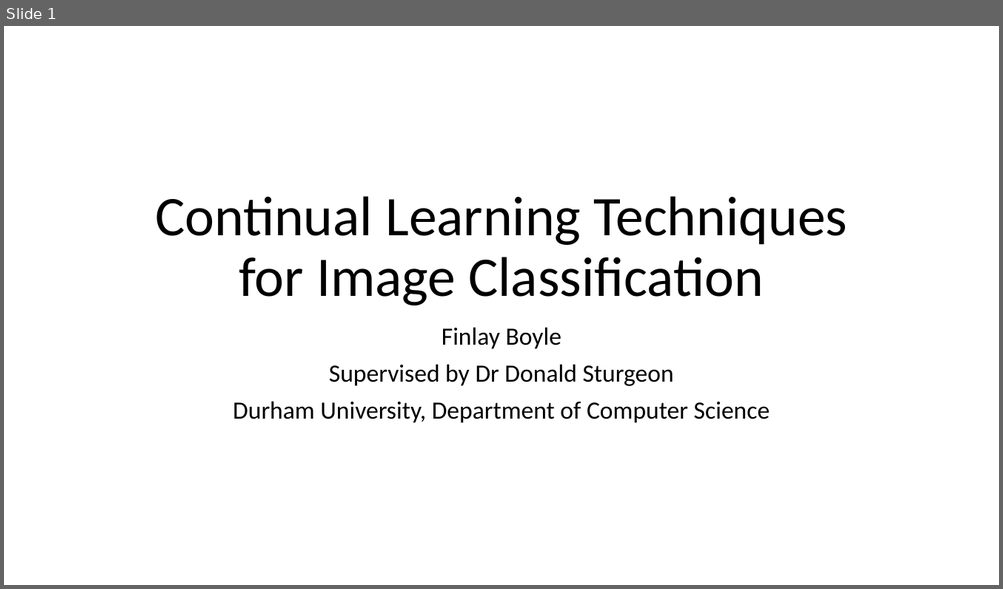
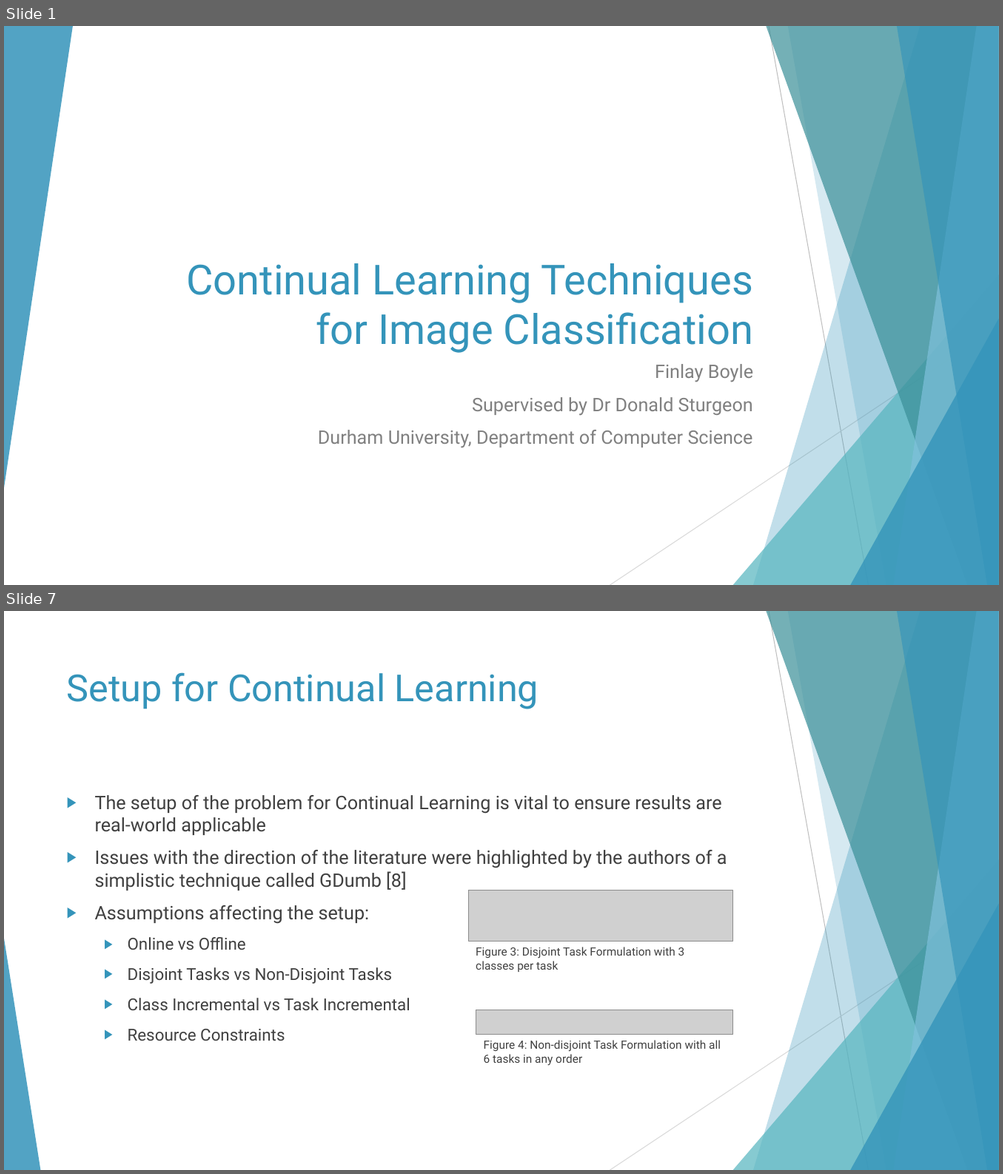
Before and after one commit to fboyle2001/advanced-project, a slide deck: Documents/Project Video/Project Video Presentation.pptx. Shown one above the other, each under a label of ours: slide 1 before the commit, slides 1 and 7 after it; the slides between them are not shown. The pictures are 1003x589 and 1003x1174 pixels, drawn with LibreOffice and Linux fonts; fonts in the diff are those of the drawing; grey boxes stand for pictures. Boxes give left, top, right and bottom in pixels: in the first picture for what was removed or moved away, otherwise in the second. Text is boxed around its words. In the diff, an @@ line names an element or a change of style, - is before the commit and + after.

```diff
--- a/Documents/Project Video/Project Video Presentation.pptx
+++ b/Documents/Project Video/Project Video Presentation.pptx
@@ slide 7 added at [4, 611, 999, 1170], background #FFFFFF; not listed: 9 template elements that a slide beside it also shows @@
@@ title added at [67, 672, 538, 709], 36 pt, text #3494BA @@
+Setup for Continual Learning
@@ text added at [95, 795, 727, 1041], 18 pt, text #404040 @@
+▶ The setup of the problem for Continual Learning is vital to ensure results are real-world applicable
+▶ Issues with the direction of the literature were highlighted by the authors of a simplistic technique called GDumb [8]
+▶ Assumptions affecting the setup:
+  ▶ Online vs Offline
+  ▶ Disjoint Tasks vs Non-Disjoint Tasks
+  ▶ Class Incremental vs Task Incremental
+  ▶ Resource Constraints
@@ picture added at [468, 891, 732, 942] @@
@@ triangle added at [4, 939, 40, 1170], fill #3494BA at 85% opacity @@
@@ text added at [475, 947, 685, 972], 11 pt, text #404040 @@
+Figure 3: Disjoint Task Formulation with 3 classes per task
@@ picture added at [476, 1011, 733, 1035] @@
@@ text added at [484, 1040, 720, 1066], 11 pt, text #404040 @@
+Figure 4: Non-disjoint Task Formulation with all 6 tasks in any order
@@ slide 1 changed as well @@
@@ group added at [4, 26, 999, 585]: 5 freeform shapes, 3 triangles, 2 lines @@
@@ title "Continual Learning Techniques for Image ...": place and size @@
-title "Continual Learning Techniques for Image ..." at [155, 196, 847, 306]
+title "Continual Learning Techniques for Image ..." at [187, 264, 753, 353]
@@ title "Continual Learning Techniques for Image ..." at [187, 264, 753, 353]: size 54 to 40 pt, font Calibri to Roboto, text colour #000000 to #3494BA; alignment centre to right; line spacing 0.9 to 1 @@
@@ subtitle "Finlay Boyle": place and size @@
-subtitle "Finlay Boyle" at [233, 327, 770, 423]
+subtitle "Finlay Boyle" at [318, 364, 753, 449]
@@ subtitle "Finlay Boyle" at [318, 364, 753, 449]: size 24 to 18 pt, font Calibri to Roboto, text colour #000000 to #808080; alignment centre to right; line spacing 0.9 to 1 @@
```
Also in this commit, not shown: 8 other slides added, 1 slide removed, 7 other files.
